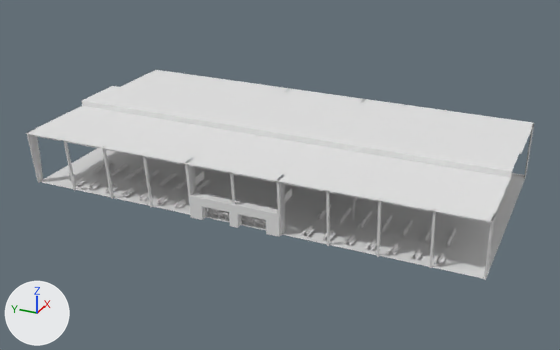
Before and after pictures for a commit that changed the Blender file models/airport gates/airport gates 2.blend.
Both versions are drawn from a 50 mm lens placed at (-117.6, -52.1, 59.5), pointed at (-1.9, 0.0, 1.7). The lights are fixed; the arrows at lower left show +X, +Y and +Z. The first picture is the older version.
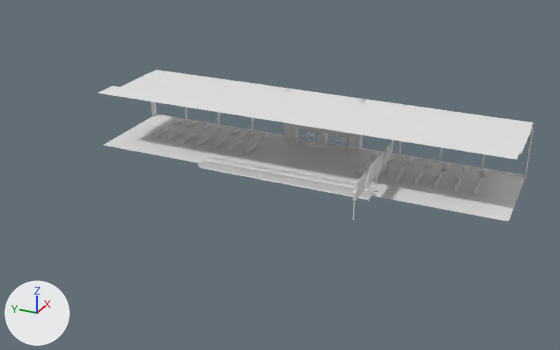
Edits to the bpy script that builds the scene:
```text
Change ob_plane_001:
    remove _m = ob_plane_001.modifiers.new('Mirror', 'MIRROR')
```

Pixel boxes [x1, y1, x2, y2] of what changed, in the pictures (560 x 350 px):
'Plane.001', modifiers changed
    before: [26, 70, 534, 280]
    after: [98, 70, 534, 222]
'Plane.002', unchanged, uncovered by the edit
    before: [203, 168, 367, 200]
    after: [198, 156, 377, 200]
